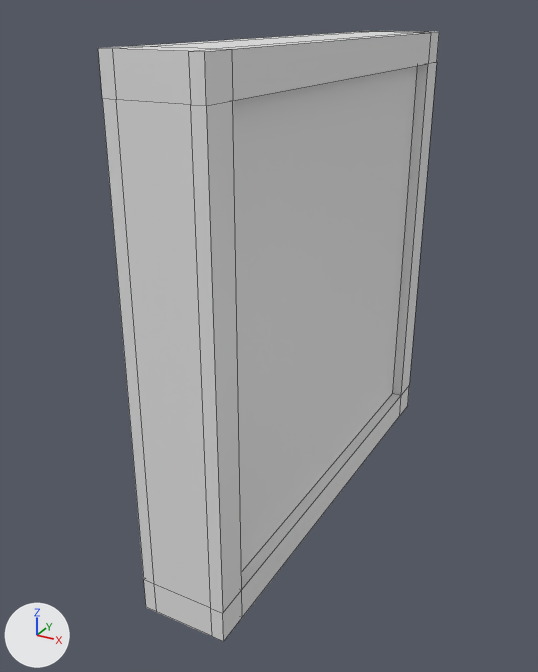
The OBJ model Assets/Models/Mdl_ShoveWall.obj, before and after one commit.
The view is the same before and after, from a 50 mm camera at (5.2, -10.81, 4.4) aimed at (-0.43, -0.59, -0.71). The lights are fixed; the arrows at lower left show +X, +Y and +Z. Mesh edges are drawn as thin lines. Where no turn or scale is listed for an object, it has been applied to the vertices.

The scene before the commit, as lines of its bpy script (objects in view):
```python
me_cube = bpy.data.meshes.new('Cube')
me_cube.from_pydata(...)  # 64 vertices, 62 faces; spans x -0.7..0.7, y -4.0..4.0, z -4.0..4.0
ob_cube = bpy.data.objects.new('Cube', me_cube)
ob_cube.location = (0.0, 0.0, 0.0)
```
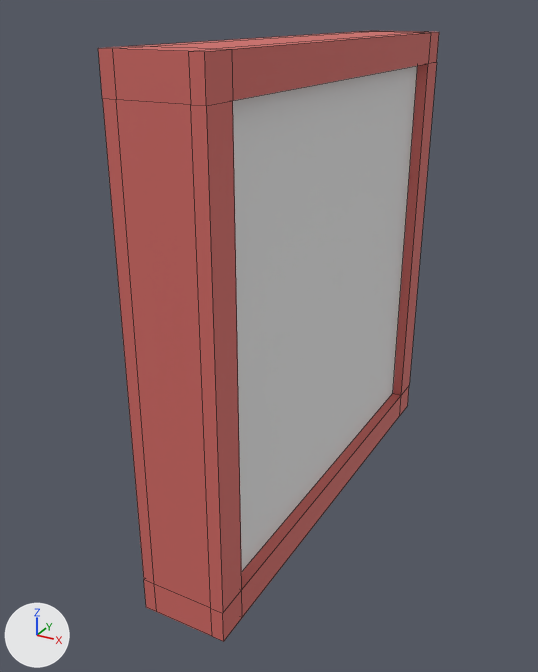
Commit message: Put the new shove wall mesh in the scene

Scene script edits in JSON lines:
```json
{"op": "add", "block": "mat_material", "code": ["mat_material = principled_material('Material')", "mat_material.base_color = (0.8, 0.8, 0.8)  # white #e7e7e7", "mat_material.roughness = 0.69"]}
{"op": "add", "block": "mat_material_001", "code": ["mat_material_001 = principled_material('Material.001')", "mat_material_001.base_color = (0.64, 0.141, 0.127)  # red #d16964", "mat_material_001.roughness = 0.69"]}
{"block": "me_cube", "where": "me_cube.from_pydata(...)  # 64 vertices, 62 faces; spans x -0.7..0.7, y -4.0..4.0, z -4.0..4.0"}
{"block": "me_cube", "where": "# used by ob_cube; location = (0.0, 0.0, 0.0)"}
{"block": "me_cube", "change": "me_cube part 1: 60 of the faces centred in x -0.7..0.7, y -4.0..4.0, z -4.0..4.0 switch from no material to mat_material_001 (red #d16964)"}
{"op": "add", "block": "me_cube", "code": "me_cube.materials.append(mat_material)  # white #e7e7e7"}
```

Location of each change, [x1, y1, x2, y2] in pixels of the pictures (538 x 672 px):
```json
{"part": 1, "of": "me_cube", "change": "recoloured", "before": [98, 31, 439, 642], "after": [98, 31, 439, 642]}
```
